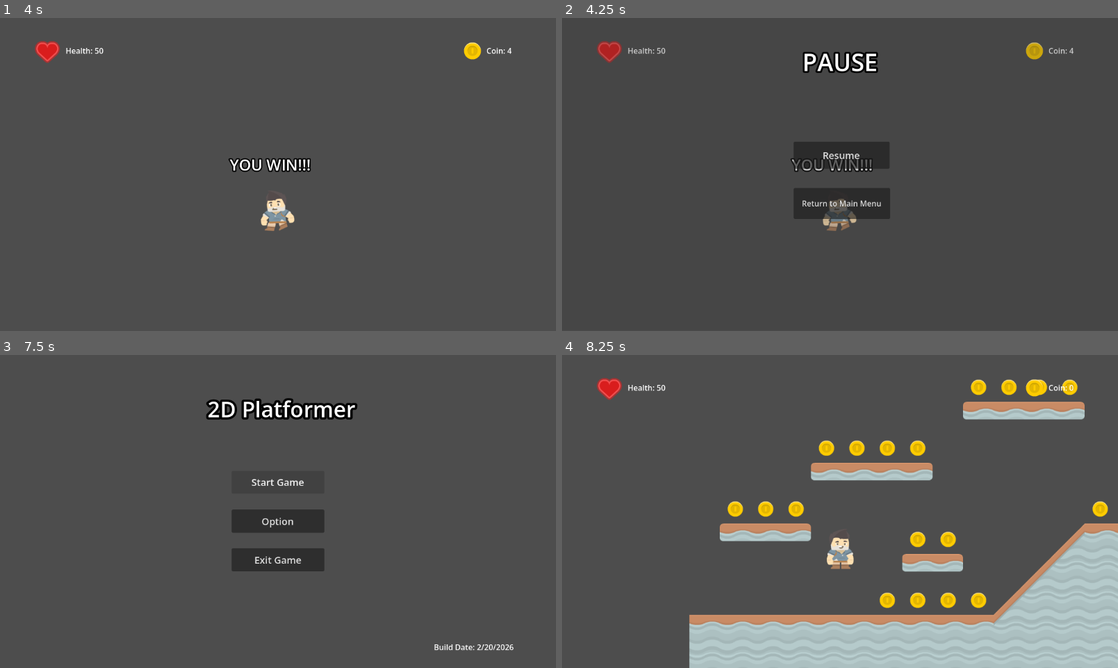
Above: before the commit, frames 1-4 (two rows, left to right).
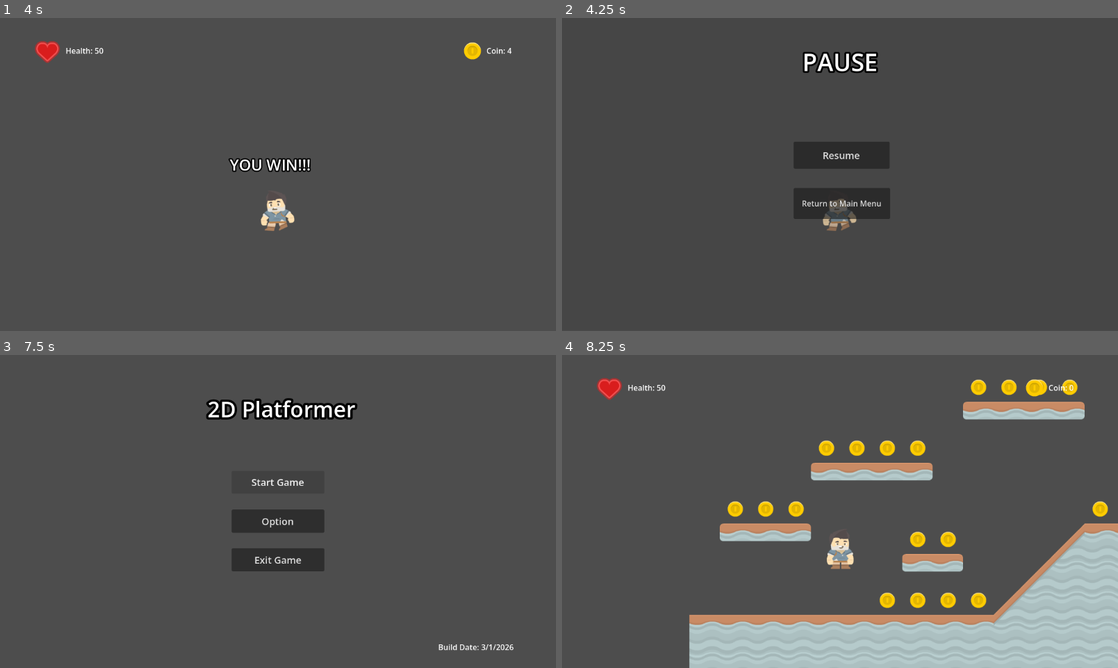
Above: after the commit, the same moments.

Repository: CBKain23/godotprojectplayground
Game: Godot game, scene res://levels/test_flag_stage.tscn
Same seed, same stepped clock (60 frames per second), same inputs: the game is played once before the commit and once after it. This scene is started directly instead of the project's main scene.
Inputs:
- Up to frame 1 (4 s): hold Shift (sprint) 0.53-1.28 s; hold Right (move_right) 0.53-2.03 s; tap Space (jump) at 0.77, 0.8, 1.07, 1.35, 1.52, 1.82, 2.3, 3.02, 3.32, 3.6, 3.77 s; tap Shift (sprint) at 1.55, 2.85 s; hold Shift (sprint) 2.03-2.78 s; hold Left (move_left) from 2.03 s (still down); tap Enter at 3.5 s
- Up to frame 2 (4.25 s): keep holding Left (move_left); tap Space (jump) at 4.07 s; tap P (pause) at 4.15 s
- Up to frame 3 (7.5 s): release Left (move_left) at 4.25 s; click "Resume" at 4.25 s; tap Space (jump) at 5, 5.27, 5.57, 6.05, 6.6, 6.77, 7.07 s; hold Right (move_right) 5.03-7.25 s; tap Shift (sprint) at 5.1, 6.8 s; tap Enter at 5.75 s; hold Shift (sprint) 5.78-6.53 s; click "Yes" at 7.25 s
- Up to frame 4 (8.25 s): click "Start Game" at 8 s

Frame 1 is identical in both runs. In frame 2, 0.7% of the frame differs, in the area x 6-92%, y 7-50%; in frame 3, 0.1%; in frame 4, nothing differs.

Commit message:
Pause Menu
Create a Node variable to be assigned to the pause screen when called
Created an addPauseScreen function to the menu manager
Created a removePauseScreen function to the menu manager
Add the pause button command on the pause menu so when the player input it, it will remove the pause menu
Added the turnOffHUD function to the player HUD and make the process mod for the HUD to always processing
Create a new Build for Windows/Linux

Diff:
--- a/game objects/character.tscn
+++ b/game objects/character.tscn
@@ -98,6 +98,13 @@
 unique_name_in_owner = true
 process_mode = 0
 player = NodePath("../..")
+sprintMulti = 1.5
+accelerFloat = 50.0
+maxSpeedFloat = 500.0
+groundSlowFloat = 35.0
+airSlowFloat = 5.0
+jumpFloat = -500.0
+doubleJumpPercent = 0.8
 
 [node name="CharacterAnimation" parent="Components" unique_id=1852894487 node_paths=PackedStringArray("player") instance=ExtResource("9_vbq64")]
 unique_name_in_owner = true
--- a/scripts/managers/menu_manager.gd
+++ b/scripts/managers/menu_manager.gd
@@ -18,6 +18,7 @@
 MenuSelect.Pause : pauseMenu, }
 
 var isPauseMenuUp = false
+var pauseMenuHolder : Node
 
 # Called when the node enters the scene tree for the first time.
 func _ready() -> void:
@@ -34,3 +35,21 @@
 ##Remove the menu from the screen
 func removeFromScreen(menu: Node):
 	menu.queue_free()
+
+##Add the pause menu from the player's screen
+func addPauseScreen(tree : SceneTree):
+
+	#Assigning the pause menu to a menu holder, so that I can be removed with the remove function
+	pauseMenuHolder = pauseMenu.instantiate()
+
+	#Adding the pause menu node to the Scene Tree
+	tree.root.add_child(pauseMenuHolder)
+
+##Remove the pause menu from the player's screen
+func removePauseScreen():
+
+	#Checks to see if the Pause Menu Holder isn't null
+	if pauseMenuHolder == null:
+
+		#Remove the pause menu from the player's screen
+		pauseMenuHolder.queue_free()
--- a/scripts/player_controller.gd
+++ b/scripts/player_controller.gd
@@ -53,12 +53,11 @@
 
 	#Declare a variable for a boolean variable to check if the player has pressed the
 	#pause command.
-	var pauseGame := Input.is_action_pressed("pause")
+	var pauseGame := Input.is_action_just_pressed("pause")
 
-	if pauseGame:
-		Menu.addToScreen(Menu.pauseMenu, get_tree())
-		#Menu.isPauseMenuUp = true
+	if pauseGame and get_tree().paused == false:
 
+		Menu.addPauseScreen(get_tree())
 
 
 ##Reset the hasDoubleJumped boolean to false
@@ -179,6 +178,7 @@
 
 	pauseGame()
 
+
 func _physics_process(delta: float) -> void:
 
 	#Check to see if the game was paused, if so, pause the player's movement
--- a/scripts/ui/p_hud.gd
+++ b/scripts/ui/p_hud.gd
@@ -31,5 +31,6 @@
 # Called every frame. 'delta' is the elapsed time since the previous frame.
 func _process(delta: float) -> void:
 
+	turnOffHUD()
 	coinText.text = "Coin: " + str(player.game_manager.points.getPoints())
 	healthText.text = "Health: " + str(player.get_node("%HealthComponent").getHealth())
--- a/scripts/ui/pause_menu.gd
+++ b/scripts/ui/pause_menu.gd
@@ -8,17 +8,30 @@
 func unPauseGame():
 	get_tree().paused = false
 
+func unPausePlayerCommand():
+
+	#Get the boolean variable when the player pressed the pause button
+	var unpause = Input.is_action_just_pressed("pause")
+
+	#If the player press the pause button, remove the pause menu
+	if unpause and get_tree().paused:
+		unPauseGame()
+		queue_free()
 
 # Called every frame. 'delta' is the elapsed time since the previous frame.
 func _process(delta: float) -> void:
-	pass
+
+	unPausePlayerCommand()
 
 
 #Unpause the game and remove the pause menu from the screen.
 func _on_resume_button_pressed() -> void:
+
+	#Call the Unpaused menu function
 	unPauseGame()
-	#Menu.isPauseMenuUp == false
-	Menu.removeFromScreen(self)
+
+	#Call the simple queue free function to remove the menu
+	queue_free()
 
 #Change the scene to the Main Menu, Unpause the game, and remove the pause menu from the screen
 func _on_main_menu_button_pressed() -> void:
--- a/ui/main_menu.tscn
+++ b/ui/main_menu.tscn
@@ -11,8 +11,8 @@
 [node name="MainMenu" type="CanvasLayer" unique_id=1066006091 node_paths=PackedStringArray("manager")]
 script = ExtResource("1_t7e0r")
 manager = NodePath("GameManager")
-month = 2
-day = 20
+month = 3
+day = 1
 
 [node name="MainControl" type="Control" parent="." unique_id=1976934822]
 layout_mode = 3
--- a/ui/p_hud.tscn
+++ b/ui/p_hud.tscn
@@ -10,6 +10,7 @@
 outline_color = Color(0, 0, 0, 1)
 
 [node name="P_HUD" type="CanvasLayer" unique_id=913987814]
+process_mode = 3
 script = ExtResource("1_xo6hs")
 
 [node name="MainCanvas" type="Control" parent="." unique_id=1876467086]
Not shown, changed: export_presets.cfg
Not shown, added: builds/mar1_26/2DPlatformer.exe
Not shown, added: builds/mar1_26/ProjectPlayground.zip
